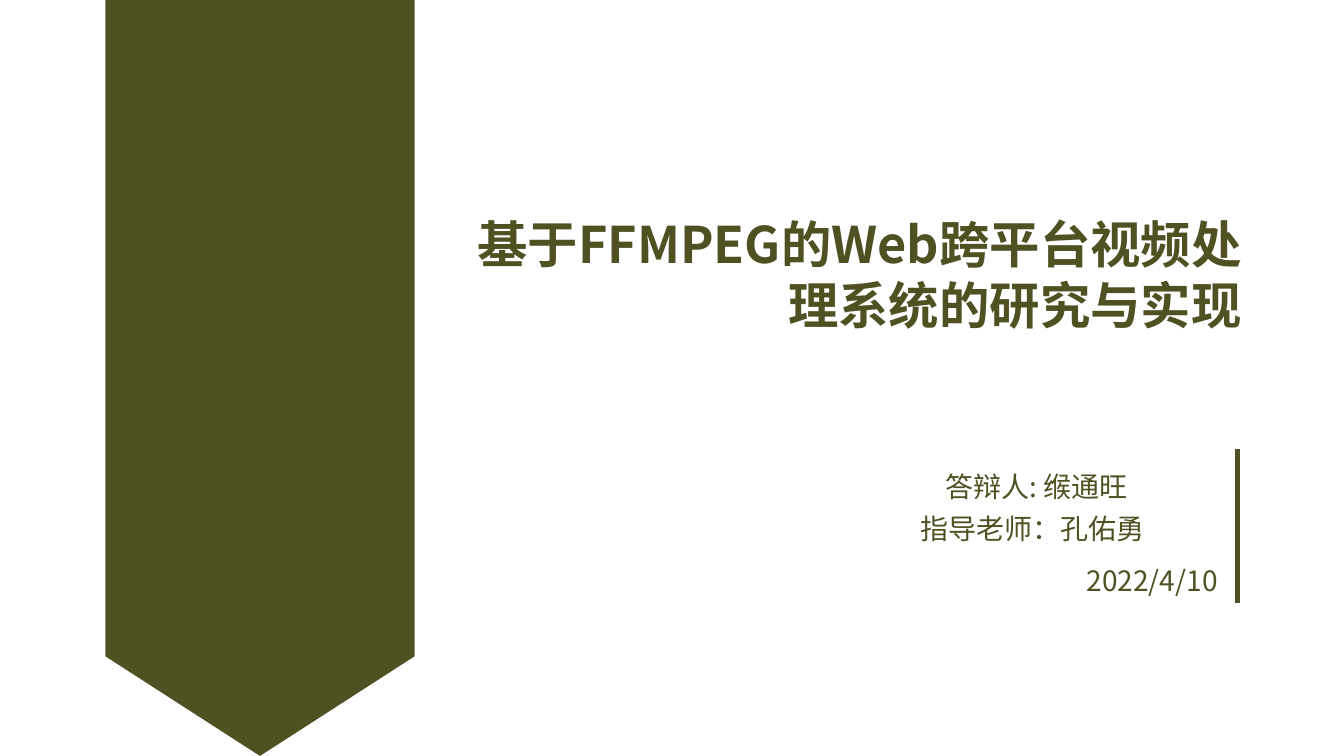
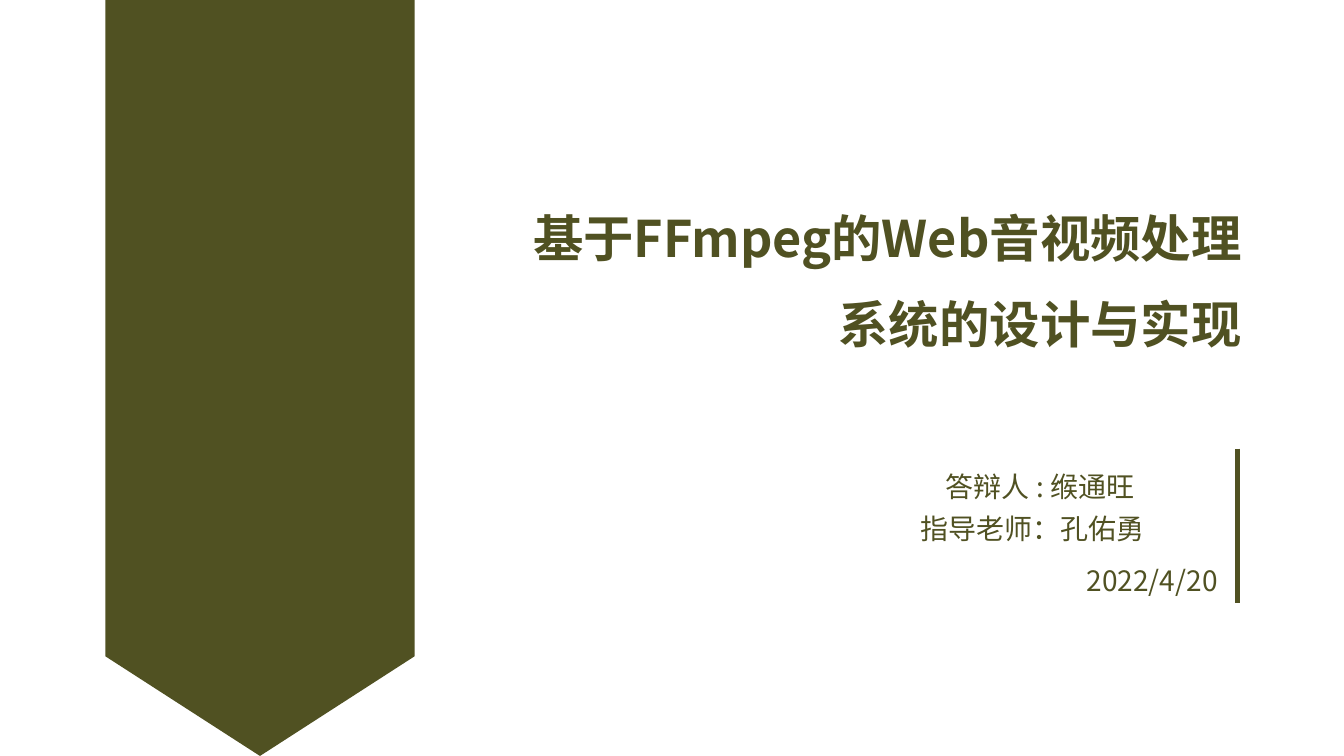
Before and after one commit to knoxnoe/GraduationProject, a slide deck: slide 1 of doc/paper/v2/缑通旺-开题.pptx. Drawn at 1344x756 pixels with LibreOffice and Linux fonts; fonts in the diff are those of the drawing; background and template pictures are left out. Boxes give left, top, right and bottom in pixels: in the first picture for what was removed or moved away, otherwise in the second. Text is boxed around its words. In the diff, an @@ line names an element or a change of style, - is before the commit and + after.

```diff
--- a/doc/paper/v2/缑通旺-开题.pptx
+++ b/doc/paper/v2/缑通旺-开题.pptx
@@ text at (533, 213, 1242, 348): text changed @@
-基于FFMPEG的Web跨平台视频处理系统的研究与实现
+基于FFmpeg的Web音视频处理
+系统的设计与实现
@@ text at (946, 473, 1134, 500): spaces changed @@
-答辩人: 缑通旺
+答辩人 : 缑通旺
@@ text at (1087, 568, 1218, 596): text changed @@
-2022/4/10
+2022/4/20
```
Also in this commit, not shown: 8 other slides changed, 10 slides added, 23 slides removed, 6 other files.
